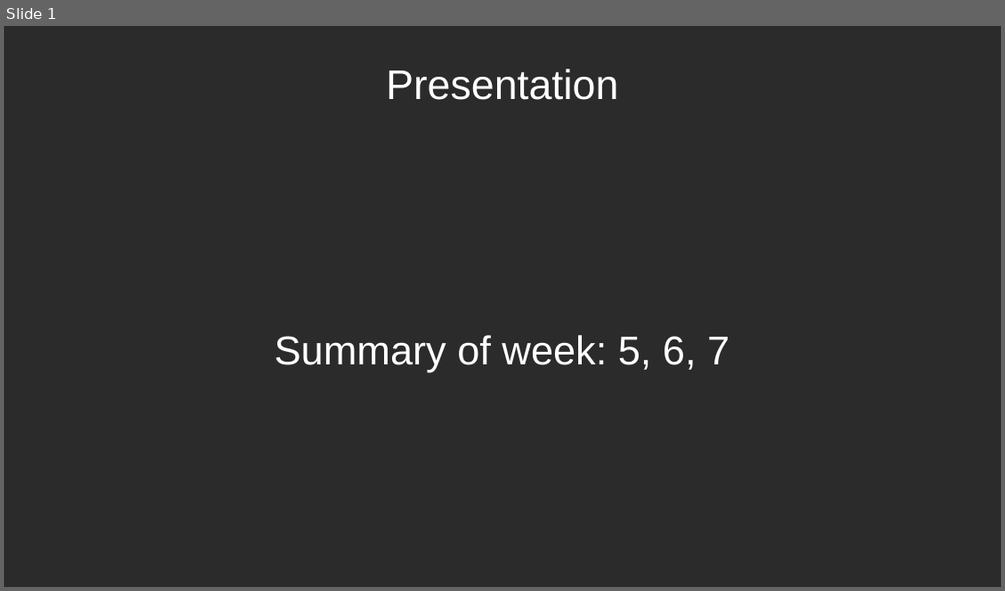
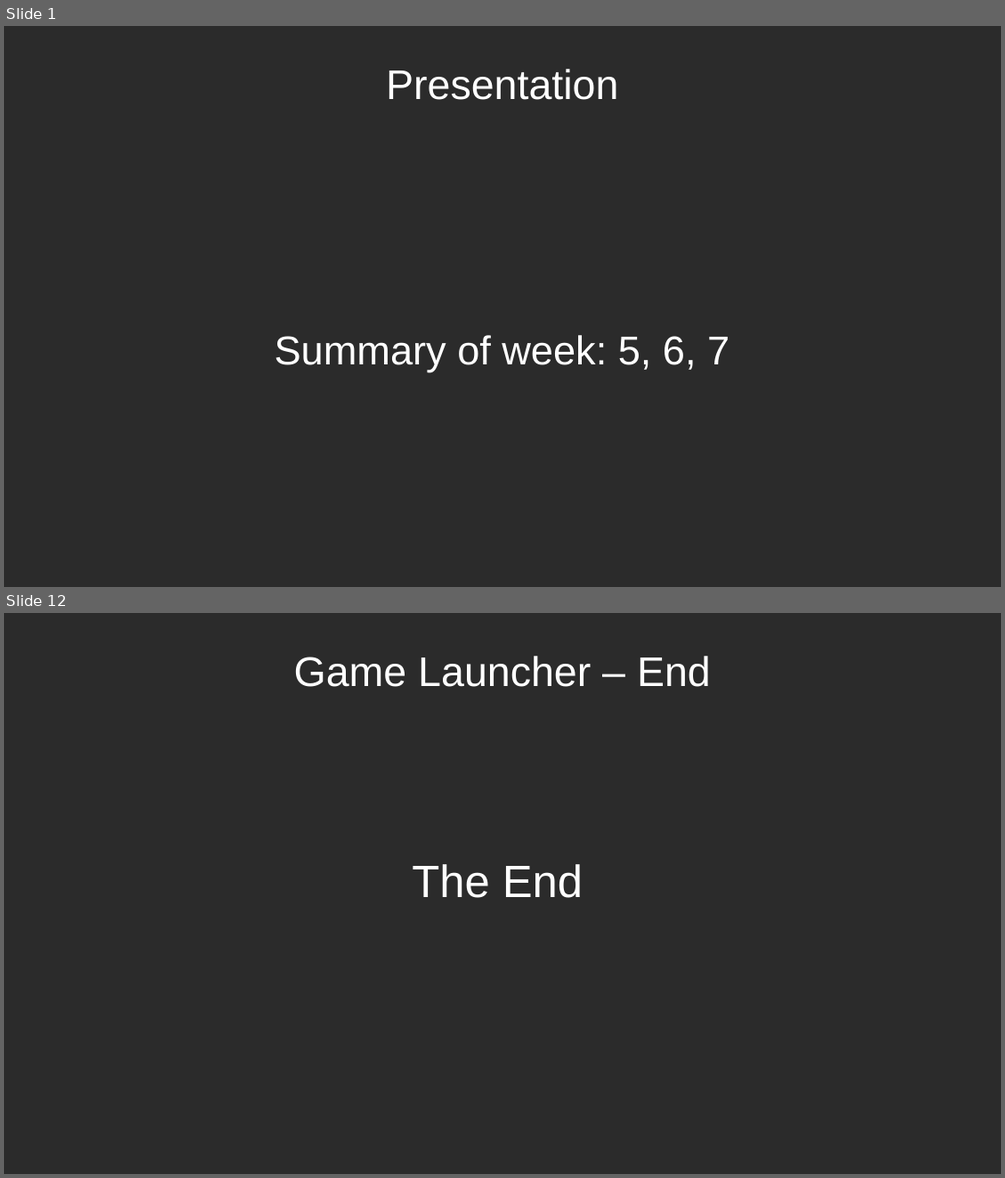
Before and after one commit to itzwolly/CardGameX, a slide deck: Presentation/Presentation_week-5-6-7.pptx. Shown one above the other, each under a label of ours: slide 1 before the commit, slides 1 and 12 after it; the slides between them are not shown. The pictures are 1005x591 and 1005x1178 pixels, drawn with LibreOffice and Linux fonts; fonts in the diff are those of the drawing; background and template pictures are left out; a plain dark background stands for a picture behind light text. Boxes give left, top, right and bottom in pixels: in the first picture for what was removed or moved away, otherwise in the second. Text is boxed around its words. In the diff, an @@ line names an element or a change of style, - is before the commit and + after.

```diff
--- a/Presentation/Presentation_week-5-6-7.pptx
+++ b/Presentation/Presentation_week-5-6-7.pptx
@@ slide 12 added at (x1=4, y1=613, x2=1001, y2=1174), background picture (left out) @@
@@ text added at (x1=294, y1=656, x2=711, y2=687), 33 pt, text #FFFFFF @@
+Game Launcher – End
@@ text added at (x1=412, y1=864, x2=582, y2=898), 36 pt, text #FFFFFF @@
+The End
```
Also in this commit, not shown: 7 slides changed, 3 other slides added.
